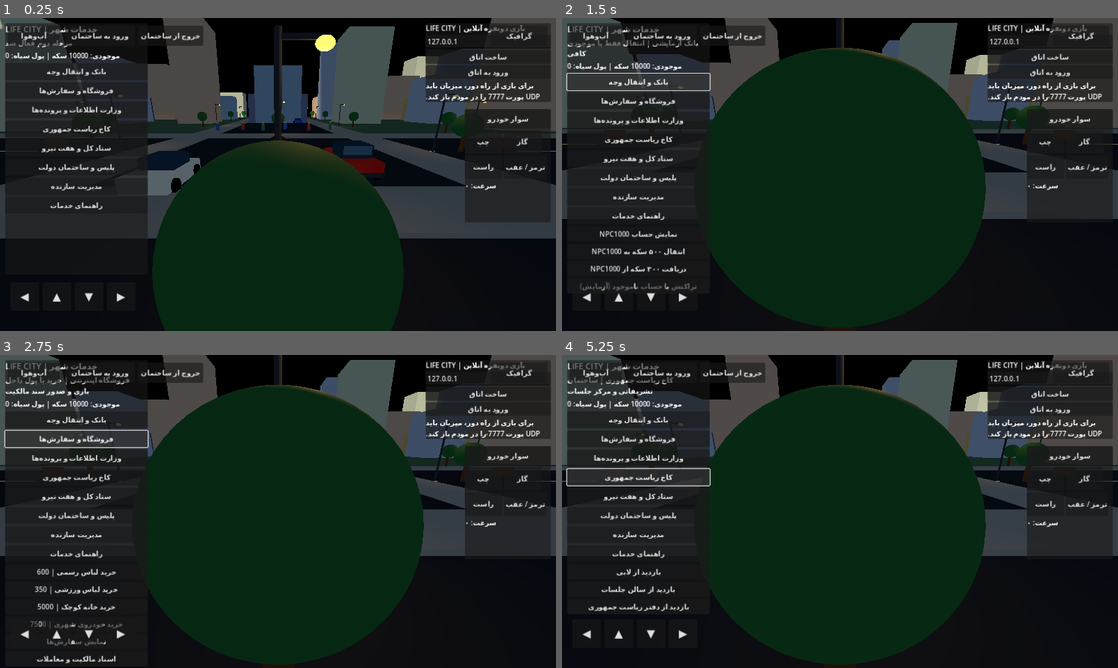
Above: before the commit, frames 1-4 (two rows, left to right).
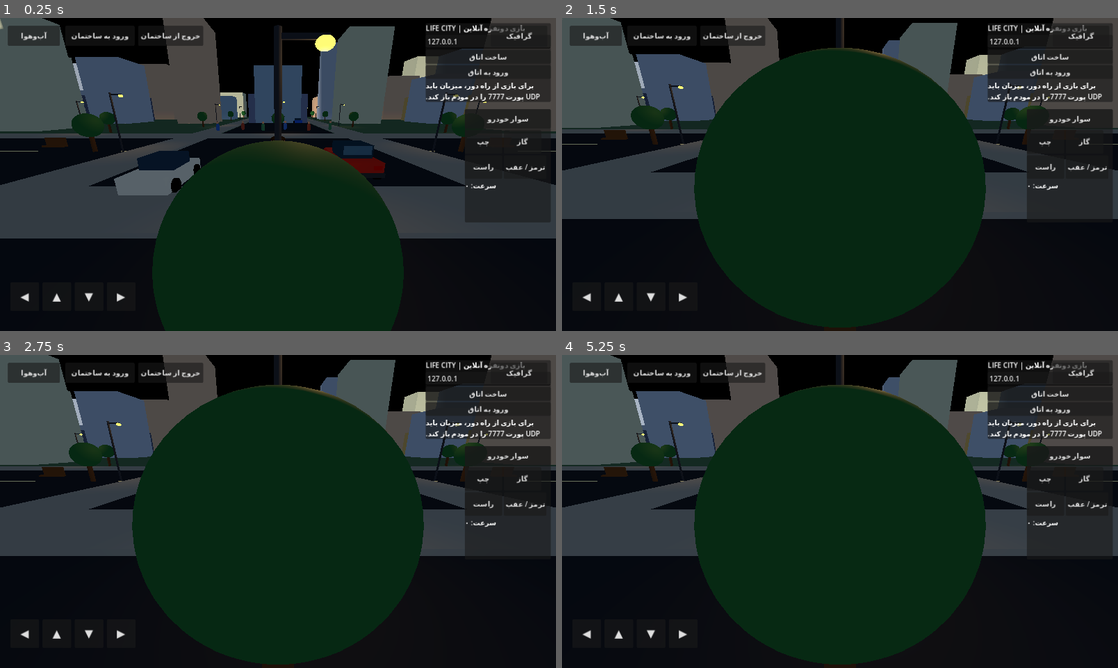
Above: after the commit, the same moments.

Repository: LifeCity2026Game/CITY
Game: Godot game, scene res://scenes/main.tscn
The game is run twice, just before and just after one commit, with the same random seed, the same clock (stepped at 60 frames per second) and the same inputs.
Inputs (mouse positions are in pixels of both pictures, inside the frame that each line leads up to):
- Up to frame 1 (0.25 s): no input
- Up to frame 2 (1.5 s): click (639, 71) at 0.5 s, where only the run before the commit has a clickable "بانک و انتقال وجه"; click (639, 80) at 1.25 s, where only the run before the commit has a clickable "بانک و انتقال وجه"
- Up to frame 3 (2.75 s): click (77, 439) at 2 s, where only the run before the commit has a clickable "فروشگاه و سفارش‌ها"
- Up to frame 4 (5.25 s): click (639, 420) at 2.75 s, where only the run before the commit has a clickable "بانک و انتقال وجه"; click (639, 458) at 3.5 s, where only the run before the commit has a clickable "وزارت اطلاعات و پرونده‌ها"; click (639, 426) at 4.25 s, where only the run before the commit has a clickable "فروشگاه و سفارش‌ها"; click (639, 477) at 5 s, where only the run before the commit has a clickable "کاخ ریاست جمهوری"

The runs differ from the first frame. In frame 1, 11% of the frame differs, in the area x 0-27%, y 1-71%; in frame 2, 11%; in frame 3, 12%; in frame 4, 12%, in the area x 0-27%, y 1-82%.
Error after the commit: Parse Error: Cannot find member "INPUT_MODE_NUMERIC" in base "LineEdit". (res://scripts/city_stage2.gd:164)

Commit message:
Connect bank UI to online player cash transfers

Diff:
--- a/scripts/city_stage2.gd
+++ b/scripts/city_stage2.gd
@@ -16,6 +16,7 @@
 var base_layout_children := 0
 var selected_document_id := ""
 var transfer_target_input: LineEdit
+var transfer_amount_input: LineEdit
 var panel: PanelContainer
 var status_label: Label
 var details_label: Label
@@ -146,7 +147,7 @@
 			notice = "دسترسی فقط برای حساب سازنده/میزبان مجاز است."
 			_refresh()
 			return
-	if action not in ["select_document", "sell_npc", "transfer_player", "npc_buy"]:
+	if action not in ["select_document", "sell_npc", "transfer_player", "npc_buy", "cash_transfer"]:
 		_clear_actions()
 	match action:
 		"bank":
@@ -155,6 +156,22 @@
 			_add_action_button("انتقال ۵۰۰ سکه به NPC1000", "transfer", "NPC1000")
 			_add_action_button("دریافت ۳۰۰ سکه از NPC1000", "withdraw", "NPC1000")
 			_add_action_button("تراکنش با حساب ناموجود (آزمایش)", "resolve", "UNKNOWN")
+			transfer_target_input = LineEdit.new()
+			transfer_target_input.placeholder_text = "شناسه بازیکن آنلاین مقصد (مثلاً 2)"
+			panel.get_child(0).add_child(transfer_target_input)
+			transfer_amount_input = LineEdit.new()
+			transfer_amount_input.placeholder_text = "مبلغ انتقال به سکه"
+			transfer_amount_input.input_mode = LineEdit.INPUT_MODE_NUMERIC
+			panel.get_child(0).add_child(transfer_amount_input)
+			_add_action_button("انتقال وجه به بازیکن آنلاین", "cash_transfer")
+		"cash_transfer":
+			if ownership_ledger and transfer_target_input and transfer_amount_input:
+				var target_peer := int(transfer_target_input.text)
+				var amount := int(transfer_amount_input.text)
+				ownership_ledger.request_player_cash_transfer(target_peer, amount)
+				notice = "درخواست انتقال وجه برای بررسی میزبان ارسال شد."
+			else:
+				notice = "سیستم حسابداری آنلاین در دسترس نیست."
 		"resolve":
 			if npc_accounts.has(arg):
 				notice = "حساب پیدا شد: %s | موجودی: %d" % [npc_accounts[arg].name, npc_accounts[arg].balance]
